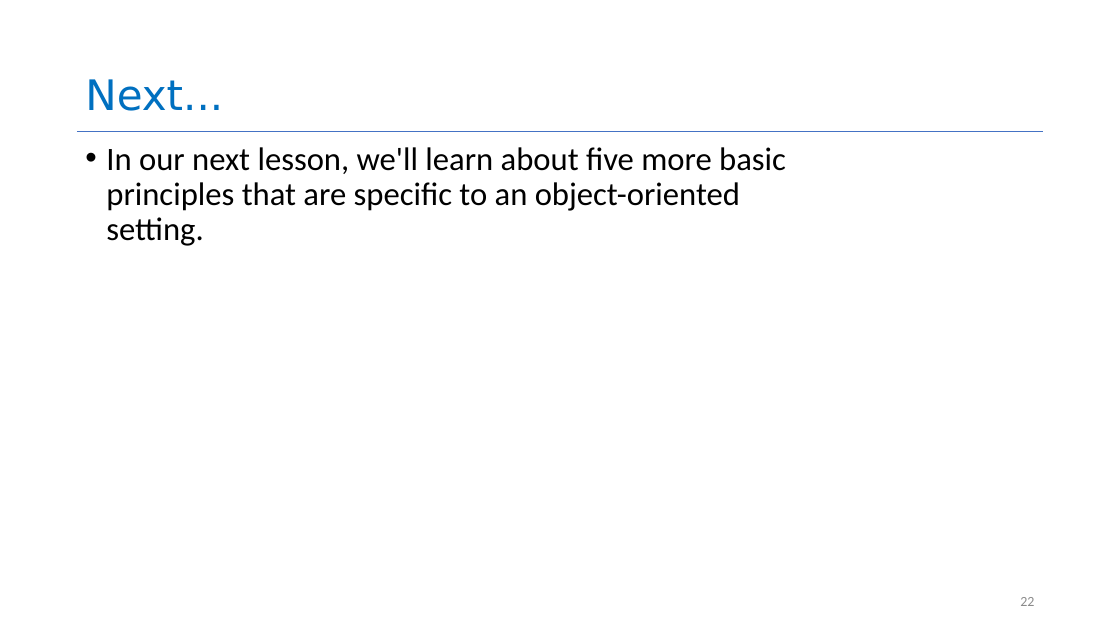
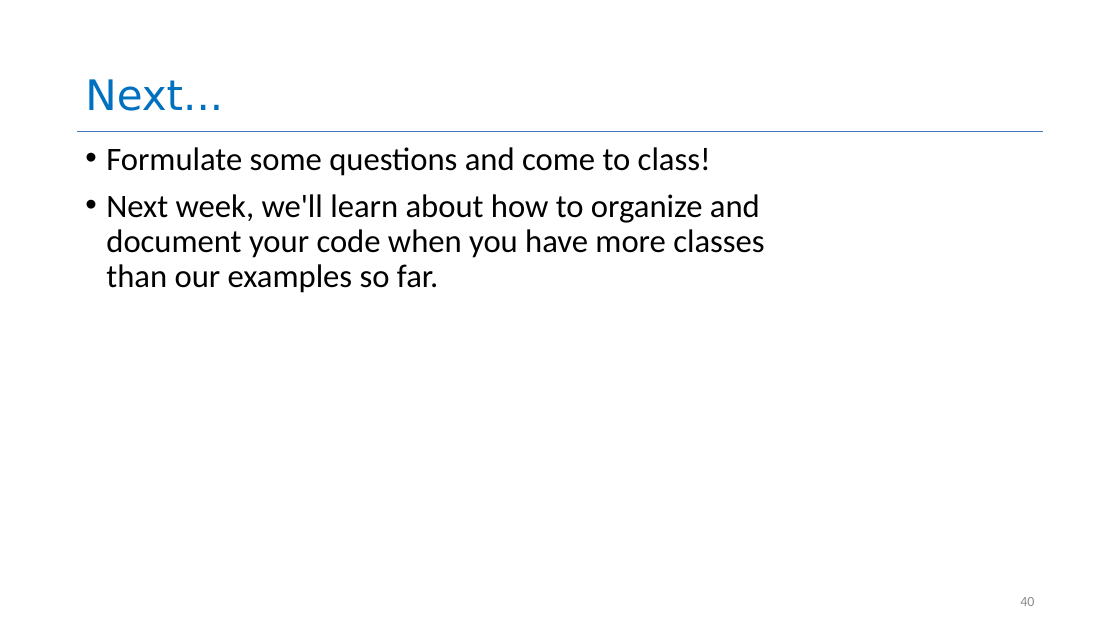
Before and after one commit to neu-se/CS4530-CS5500-Spring-2021, a slide deck: slide 40 of Slides/Lesson 1.3 Object-Oriented Principles.pptx (slide 22 before the commit). Drawn at 1120x630 pixels with LibreOffice and Linux fonts; fonts in the diff are those of the drawing. Boxes give left, top, right and bottom in pixels: in the first picture for what was removed or moved away, otherwise in the second. Text is boxed around its words. In the diff, an @@ line names an element or a change of style, - is before the commit and + after.

```diff
--- a/Slides/Lesson 1.3 Object-Oriented Principles.pptx
+++ b/Slides/Lesson 1.3 Object-Oriented Principles.pptx
@@ text at bbox=[106, 147, 764, 293]: text changed @@
-• In our next lesson, we'll learn about five more basic principles that are specific to an object-oriented setting.
+• Formulate some questions and come to class!
+• Next week, we'll learn about how to organize and document your code when you have more classes than our examples so far.
@@ page number at bbox=[1020, 597, 1034, 606]: text changed @@
-22
+40
```
Also in this commit, not shown: 9 other slides changed, 20 slides added, 2 slides removed, 1 other file.
